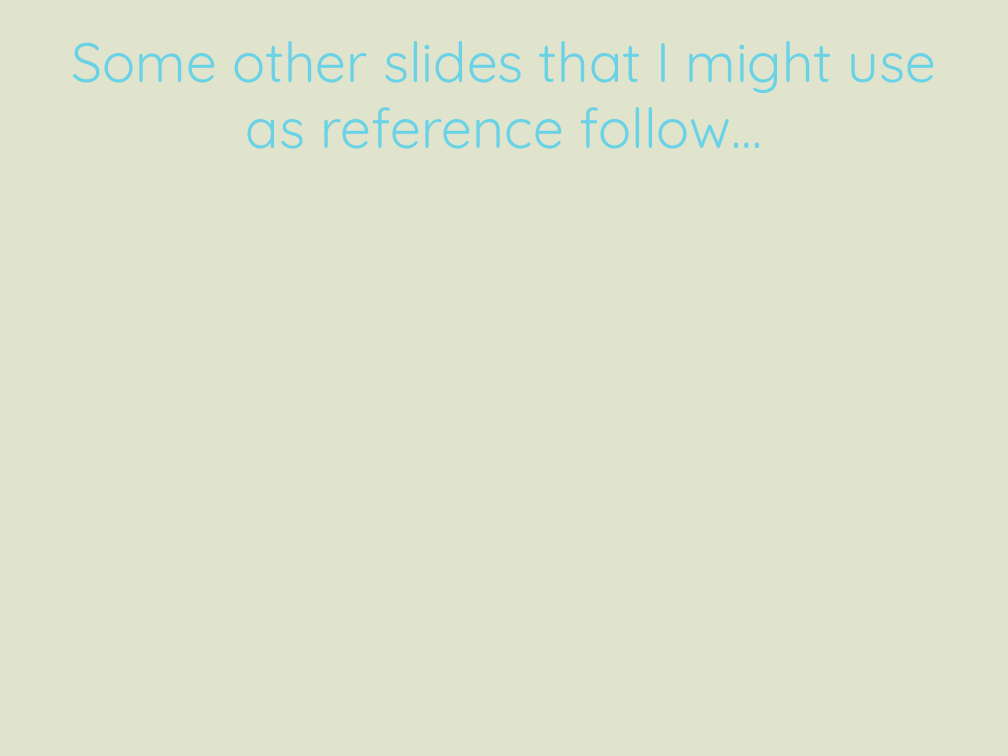
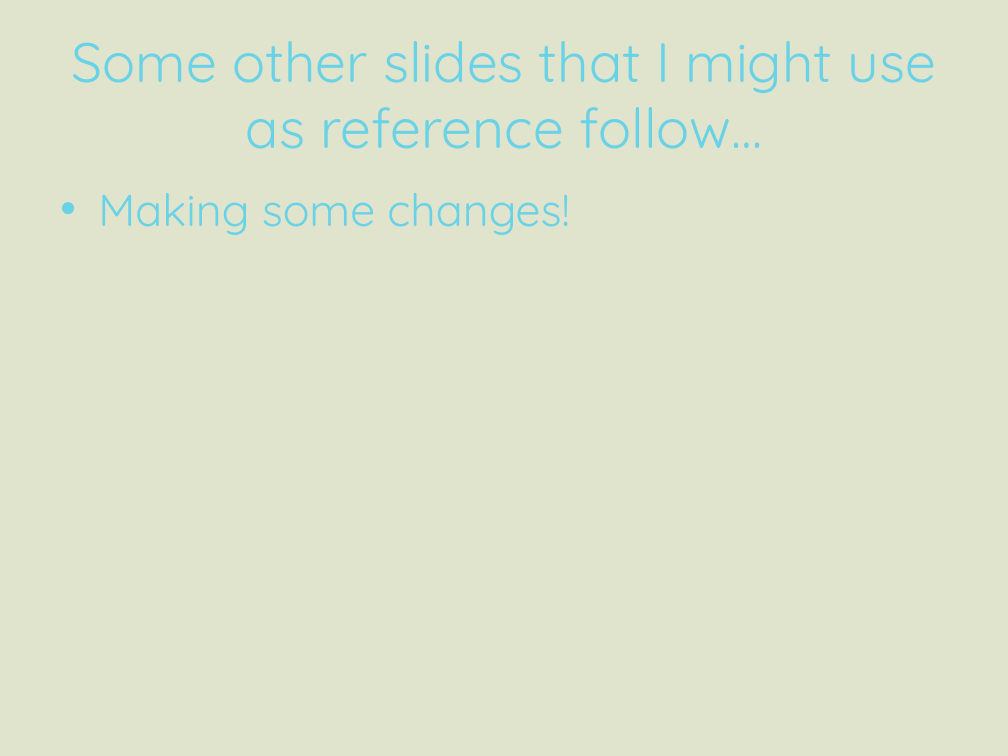
Before and after one commit to coconn/Friday-Noon-Seminar---Git-Github, a slide deck: slide 7 of FNS-13032015-Git-Primer.pptx. Drawn at 1008x756 pixels with LibreOffice and Linux fonts; fonts in the diff are those of the drawing. Boxes give left, top, right and bottom in pixels: in the first picture for what was removed or moved away, otherwise in the second. Text is boxed around its words. In the diff, an @@ line names an element or a change of style, - is before the commit and + after.

Commit message:
Made a change to show Sarah
then pushed to github

```diff
--- a/FNS-13032015-Git-Primer.pptx
+++ b/FNS-13032015-Git-Primer.pptx
@@ text added at [98, 193, 569, 235], 32 pt, text #69D2E7 @@
+• Making some changes!
```
